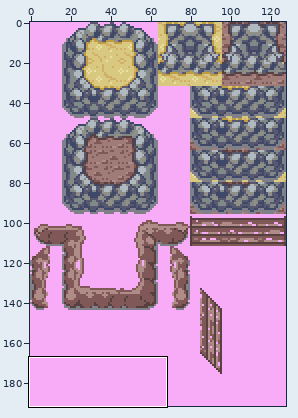
One commit to this sprite sheet: data/tilesets/primary/cactus1/tiles.png. The first picture is a wide view before the edit; the outline marks the close-up.
Close-up. Before the commit:
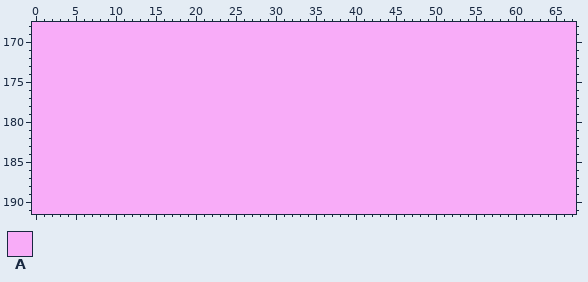
The file is 128x192 pixels. Shown: x 0..67, y 168..191.
Palette (. is transparent): A #f8acf8
Pixels before, first column x 0:
168 AAAAAAAAAAAAAAAAAAAAAAAAAAAAAAAAAAAAAAAAAAAAAAAAAAAAAAAAAAAAAAAAAAAA
169 AAAAAAAAAAAAAAAAAAAAAAAAAAAAAAAAAAAAAAAAAAAAAAAAAAAAAAAAAAAAAAAAAAAA
170 AAAAAAAAAAAAAAAAAAAAAAAAAAAAAAAAAAAAAAAAAAAAAAAAAAAAAAAAAAAAAAAAAAAA
171 AAAAAAAAAAAAAAAAAAAAAAAAAAAAAAAAAAAAAAAAAAAAAAAAAAAAAAAAAAAAAAAAAAAA
172 AAAAAAAAAAAAAAAAAAAAAAAAAAAAAAAAAAAAAAAAAAAAAAAAAAAAAAAAAAAAAAAAAAAA
173 AAAAAAAAAAAAAAAAAAAAAAAAAAAAAAAAAAAAAAAAAAAAAAAAAAAAAAAAAAAAAAAAAAAA
174 AAAAAAAAAAAAAAAAAAAAAAAAAAAAAAAAAAAAAAAAAAAAAAAAAAAAAAAAAAAAAAAAAAAA
175 AAAAAAAAAAAAAAAAAAAAAAAAAAAAAAAAAAAAAAAAAAAAAAAAAAAAAAAAAAAAAAAAAAAA
176 AAAAAAAAAAAAAAAAAAAAAAAAAAAAAAAAAAAAAAAAAAAAAAAAAAAAAAAAAAAAAAAAAAAA
177 AAAAAAAAAAAAAAAAAAAAAAAAAAAAAAAAAAAAAAAAAAAAAAAAAAAAAAAAAAAAAAAAAAAA
178 AAAAAAAAAAAAAAAAAAAAAAAAAAAAAAAAAAAAAAAAAAAAAAAAAAAAAAAAAAAAAAAAAAAA
179 AAAAAAAAAAAAAAAAAAAAAAAAAAAAAAAAAAAAAAAAAAAAAAAAAAAAAAAAAAAAAAAAAAAA
180 AAAAAAAAAAAAAAAAAAAAAAAAAAAAAAAAAAAAAAAAAAAAAAAAAAAAAAAAAAAAAAAAAAAA
181 AAAAAAAAAAAAAAAAAAAAAAAAAAAAAAAAAAAAAAAAAAAAAAAAAAAAAAAAAAAAAAAAAAAA
182 AAAAAAAAAAAAAAAAAAAAAAAAAAAAAAAAAAAAAAAAAAAAAAAAAAAAAAAAAAAAAAAAAAAA
183 AAAAAAAAAAAAAAAAAAAAAAAAAAAAAAAAAAAAAAAAAAAAAAAAAAAAAAAAAAAAAAAAAAAA
184 AAAAAAAAAAAAAAAAAAAAAAAAAAAAAAAAAAAAAAAAAAAAAAAAAAAAAAAAAAAAAAAAAAAA
185 AAAAAAAAAAAAAAAAAAAAAAAAAAAAAAAAAAAAAAAAAAAAAAAAAAAAAAAAAAAAAAAAAAAA
186 AAAAAAAAAAAAAAAAAAAAAAAAAAAAAAAAAAAAAAAAAAAAAAAAAAAAAAAAAAAAAAAAAAAA
187 AAAAAAAAAAAAAAAAAAAAAAAAAAAAAAAAAAAAAAAAAAAAAAAAAAAAAAAAAAAAAAAAAAAA
188 AAAAAAAAAAAAAAAAAAAAAAAAAAAAAAAAAAAAAAAAAAAAAAAAAAAAAAAAAAAAAAAAAAAA
189 AAAAAAAAAAAAAAAAAAAAAAAAAAAAAAAAAAAAAAAAAAAAAAAAAAAAAAAAAAAAAAAAAAAA
190 AAAAAAAAAAAAAAAAAAAAAAAAAAAAAAAAAAAAAAAAAAAAAAAAAAAAAAAAAAAAAAAAAAAA
191 AAAAAAAAAAAAAAAAAAAAAAAAAAAAAAAAAAAAAAAAAAAAAAAAAAAAAAAAAAAAAAAAAAAA
And afterwards:
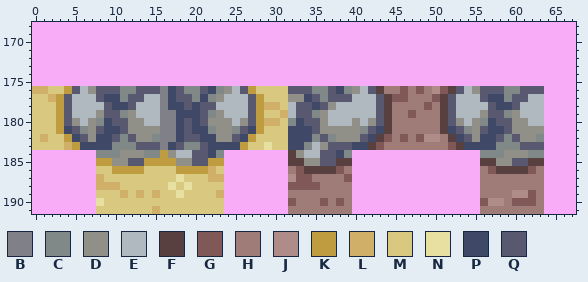
Colours new in this view: B #808088  C #808888  D #909088  E #b0b8c0  F #584040  G #805858  H #a07c78  J #b08c88  K #c09c40  L #d0b068  M #d8c880  N #e8e0a0  P #404868  Q #585870
The exact change:
y 176: x 0..63 AAAAAAAAAAAAAAAAAAAAAAAAAAAAAAAAAAAAAAAAAAAAAAAAAAAAAAAAAAAAAAAA -> LLMMKQEDQQQCCQQQBPQCCQPCDEQKMMMMQQQCCQPCDEQFHHGHGHJGFQEDQQQCCQQQ
y 177: x 0..63 AAAAAAAAAAAAAAAAAAAAAAAAAAAAAAAAAAAAAAAAAAAAAAAAAAAAAAAAAAAAAAAA -> MMLKQEEEQPPCQQEEBPQQCPCDEEEQKMMMDDPQCQQQEEEQFGGHHHGFQEEEQPPCQQEE
y 178: x 0..63 AAAAAAAAAAAAAAAAAAAAAAAAAAAAAAAAAAAAAAAAAAAAAAAAAAAAAAAAAAAAAAAA -> MMMKQEEEEQPPQEEEBPPQPQQEEEEQKLLMEQQPQDEEEEEQFHHHHGHFQEEEEQPPQEEE
y 179: x 0..63 AAAAAAAAAAAAAAAAAAAAAAAAAAAAAAAAAAAAAAAAAAAAAAAAAAAAAAAAAAAAAAAA -> MMMKQEEEDQQCDEEEBBPPPQCDEEEQKMMLEQQCDEEEEEEQFHHGHHHFQEEEDQQCDEEE
y 180: x 0..63 AAAAAAAAAAAAAAAAAAAAAAAAAAAAAAAAAAAAAAAAAAAAAAAAAAAAAAAAAAAAAAAA -> MMMKQDEDCPQQDDEEBBPQPQDDDEDQKLLMCPQQDEEEDEDQFHHHHHHFQDEDCPQQDDEE
y 181: x 0..63 AAAAAAAAAAAAAAAAAAAAAAAAAAAAAAAAAAAAAAAAAAAAAAAAAAAAAAAAAAAAAAAA -> MMMKPQCDQPPQDDDDBBPQPPCDDCQPKMMMPPPQDDDDDCQPFHHHHHHFPQCDQPPQDDDD
y 182: x 0..63 AAAAAAAAAAAAAAAAAAAAAAAAAAAAAAAAAAAAAAAAAAAAAAAAAAAAAAAAAAAAAAAA -> MLMMKPQDPPQCQDDCBBPQQPPDDQPKMMMMPPPCQCDDDQPFGHGHGJJHFPQDPPQCQDDC
y 183: x 0..63 AAAAAAAAAAAAAAAAAAAAAAAAAAAAAAAAAAAAAAAAAAAAAAAAAAAAAAAAAAAAAAAA -> MMMMLKPPPPCCCQQQBPQCCQPPPPKMMNMMPPCEDQQQPPFGHHHHHHHHGFPPPPCCCQQQ
y 184: x 8..23 AAAAAAAAAAAAAAAA -> CCCDDDCCKDEEQQPC; x 32..39 AAAAAAAA -> FDEEQQPC; x 56..63 AAAAAAAA -> CCCDDDCC
y 185: x 8..23 AAAAAAAAAAAAAAAA -> KKDDQQKKKKDDQQKK; x 32..39 AAAAAAAA -> FFDDQQFF; x 56..63 AAAAAAAA -> FFDDQQFF
y 186: x 8..23 AAAAAAAAAAAAAAAA -> MMKKKKMMMMKKKKLM; x 32..39 AAAAAAAA -> HGFFFFGH; x 56..63 AAAAAAAA -> HGFFFFGH
y 187: x 8..23 AAAAAAAAAAAAAAAA -> LMMMMMMMMMNMMMLL; x 32..39 AAAAAAAA -> JGGHHHHG; x 56..63 AAAAAAAA -> HHHHHHHH
y 188: x 8..23 AAAAAAAAAAAAAAAA -> LLLMMMMMMNMNMMMM; x 32..39 AAAAAAAA -> GGGGHHHH; x 56..63 AAAAAAAA -> HHHHHHHH
y 189: x 8..23 AAAAAAAAAAAAAAAA -> MMMLMLMLMMNMMMML; x 32..39 AAAAAAAA -> HHHHHHHH; x 56..63 AAAAAAAA -> HHHHJJGH
y 190: x 8..23 AAAAAAAAAAAAAAAA -> NMMMMMMMMMMMMMMM; x 32..39 AAAAAAAA -> GHHHGHGH; x 56..63 AAAAAAAA -> GJJHGGGH
y 191: x 8..23 AAAAAAAAAAAAAAAA -> MMMMMMMLMMMMMMMM; x 32..39 AAAAAAAA -> HHHHHHHH; x 56..63 AAAAAAAA -> HHHHHHHH
Changed places in both close-ups, as pixel boxes (x1, y1, x2, y2):
changed: (32, 86, 544, 214)
